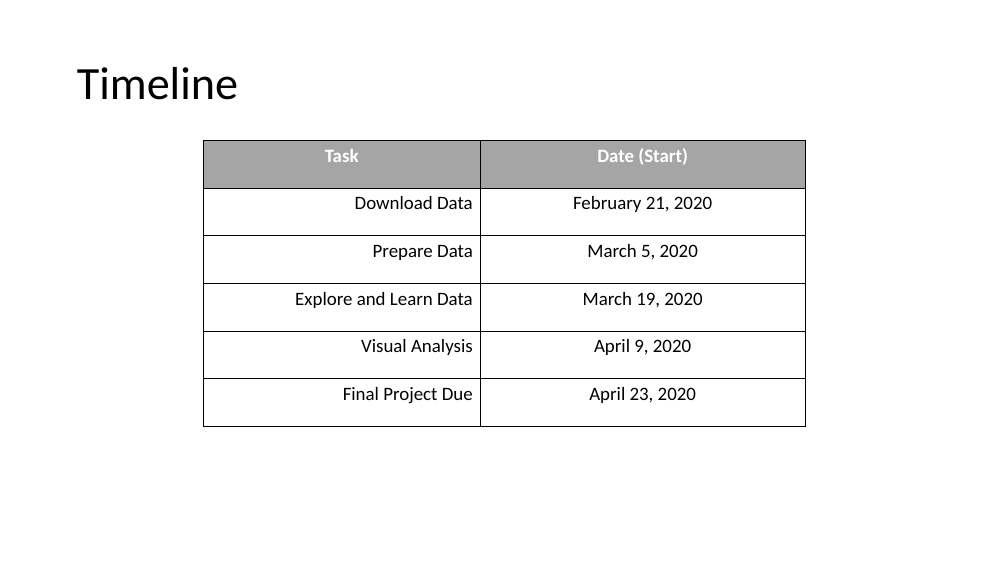
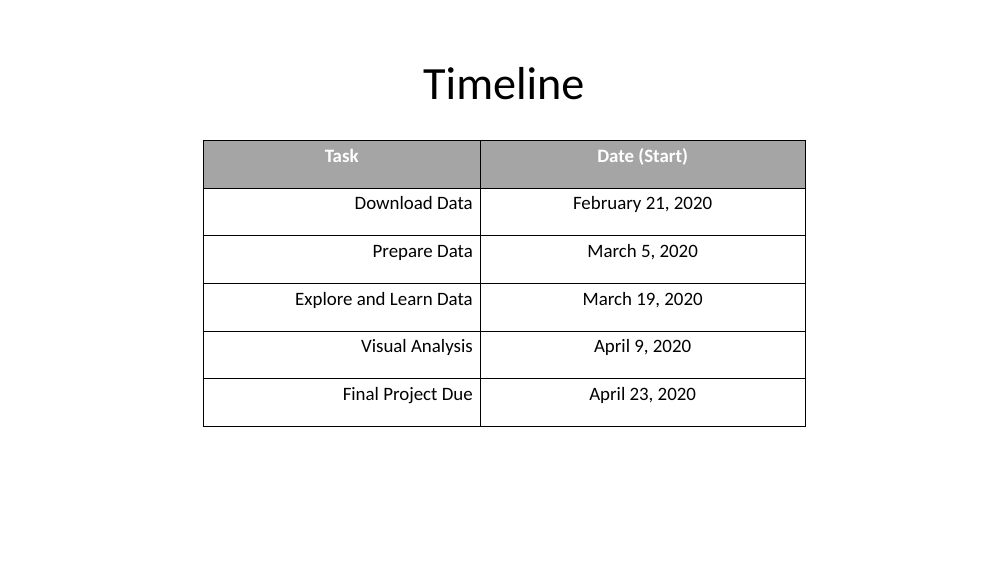
Before and after one commit to dustinak80/Information-Visualization, a slide deck: slide 8 of Project/Project Proposal.pptx. Drawn at 1008x567 pixels with LibreOffice and Linux fonts; fonts in the diff are those of the drawing. Boxes give left, top, right and bottom in pixels: in the first picture for what was removed or moved away, otherwise in the second. Text is boxed around its words. In the diff, an @@ line names an element or a change of style, - is before the commit and + after.

```diff
--- a/Project/Project Proposal.pptx
+++ b/Project/Project Proposal.pptx
@@ title "Timeline" at (423,67,584,100): alignment left to centre @@
```
Also in this commit, not shown: 6 other slides changed.
